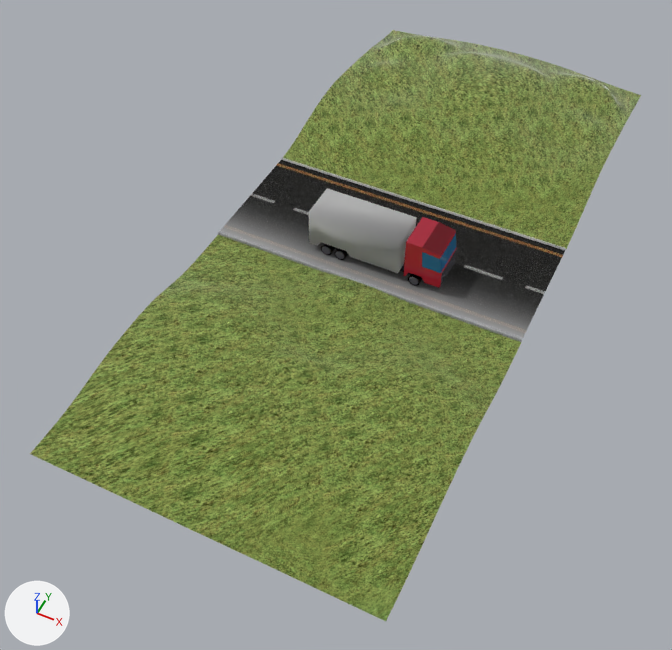
What one commit did to the Blender file models/kamion.blend.
Both versions are drawn from a 50 mm camera at (12.8, -30.1, 31.9) aimed at (-0.8, -2.9, -2.1). Arrows for +X, +Y and +Z are at lower left; the lights stay in place.

The first picture shows 'kamion', 'kamion_cesta', 'kamion_naklad', 'kamion_terrain'.
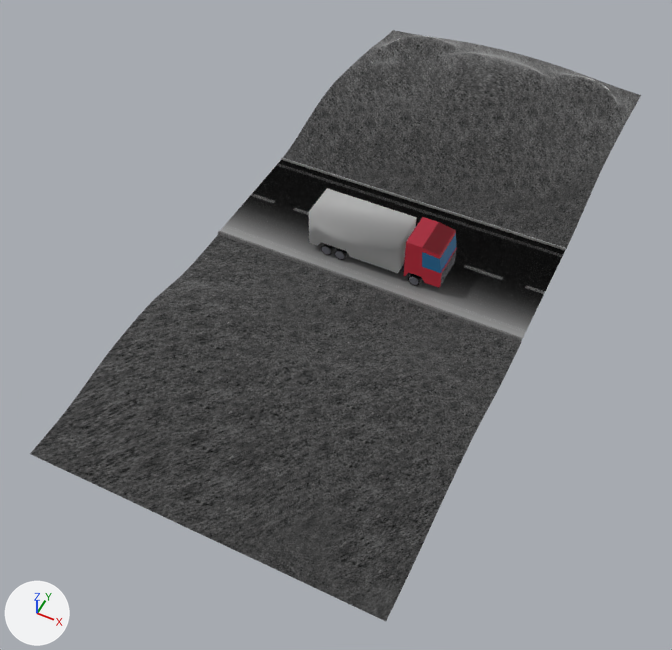
What differs and where, as boxes (x1, y1, x2, y2) in the pictures (672 x 650 px):
```json
{"object": "kamion_terrain", "change": "surface changed", "before": [30, 30, 641, 621], "after": [30, 30, 641, 621], "on screen": "green to grey"}
{"object": "kamion_cesta", "change": "surface changed", "before": [218, 158, 566, 342], "after": [218, 158, 566, 342]}
```

The change, as JSON lines over the scene's bpy script:
```json
{"block": "mat_terrain", "where": "n1 = _N.new('ShaderNodeGroup'); n1.name = 'Group'"}
{"op": "set", "path": "n1.inputs[8].default_value", "old": "1.0", "new": "0.0", "note": "'OcclusionStrength'"}
{"block": "mat_kamion", "where": "n1 = _N.new('ShaderNodeGroup'); n1.name = 'Group'"}
{"op": "set", "path": "n1.inputs[8].default_value", "old": "1.0", "new": "0.0", "note": "'OcclusionStrength'"}
```
